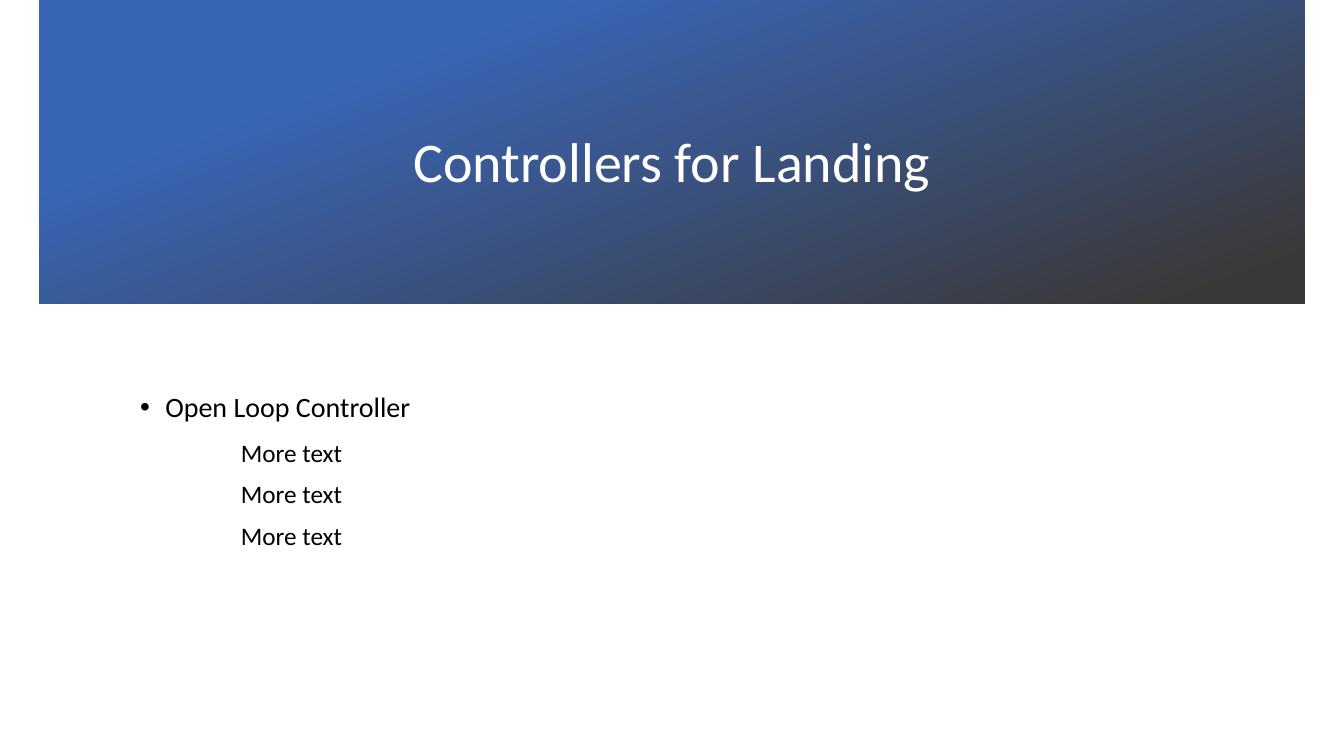
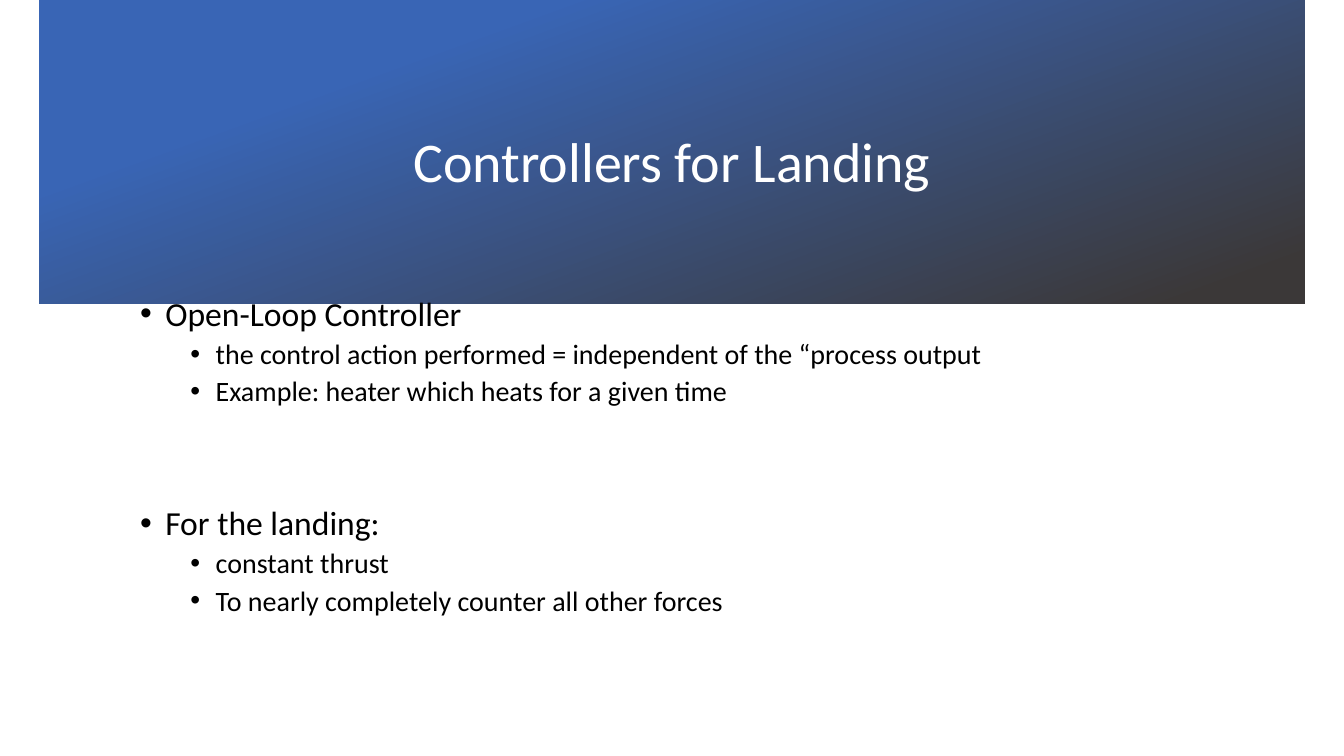
Before and after one commit to tmersch/TSO, a slide deck: slide 3 of documentation/Phase 2 experiments/Presentation second phase.pptx (slide 6 before the commit). Drawn at 1344x756 pixels with LibreOffice and Linux fonts; fonts in the diff are those of the drawing; background and template pictures are left out. Boxes give left, top, right and bottom in pixels: in the first picture for what was removed or moved away, otherwise in the second. Text is boxed around its words. In the diff, an @@ line names an element or a change of style, - is before the commit and + after.

```diff
--- a/documentation/Phase 2 experiments/Presentation second phase.pptx
+++ b/documentation/Phase 2 experiments/Presentation second phase.pptx
@@ text at bbox=[165, 298, 981, 616]: text changed; size 18 to 20 pt @@
-• Open Loop Controller
-More text
-More text
-More text
+• Open-Loop Controller
+  • the control action performed = independent of the “process output
+  • Example: heater which heats for a given time
+• For the landing:
+  • constant thrust
+  • To nearly completely counter all other forces
```
Also in this commit, not shown: 2 other slides changed, 4 slides added, 5 slides removed.
